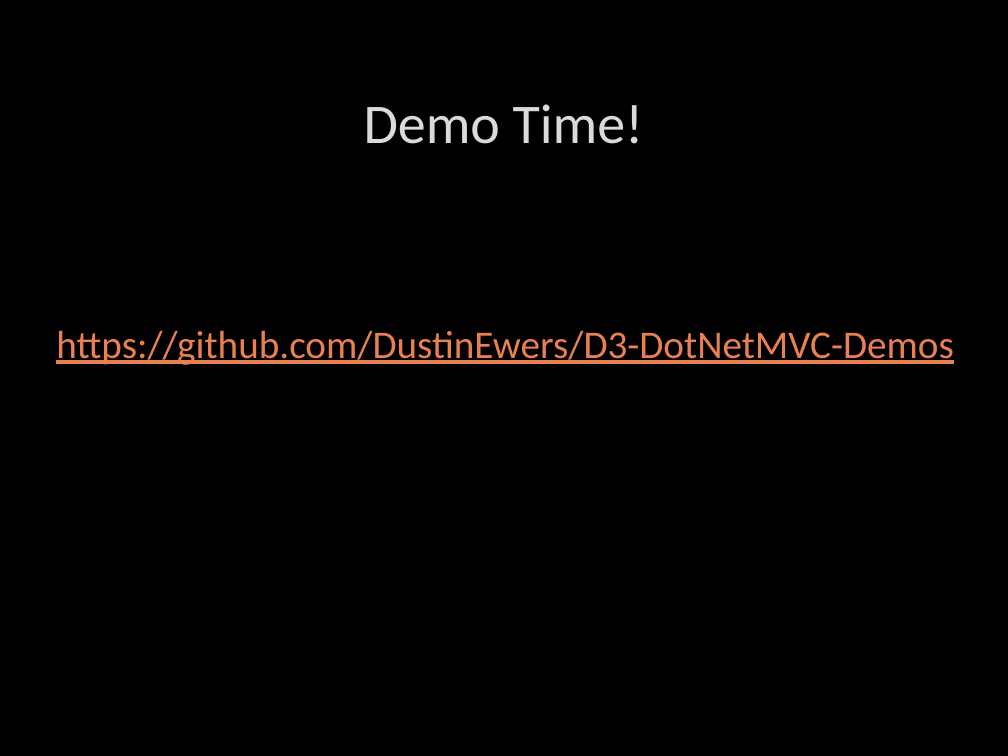
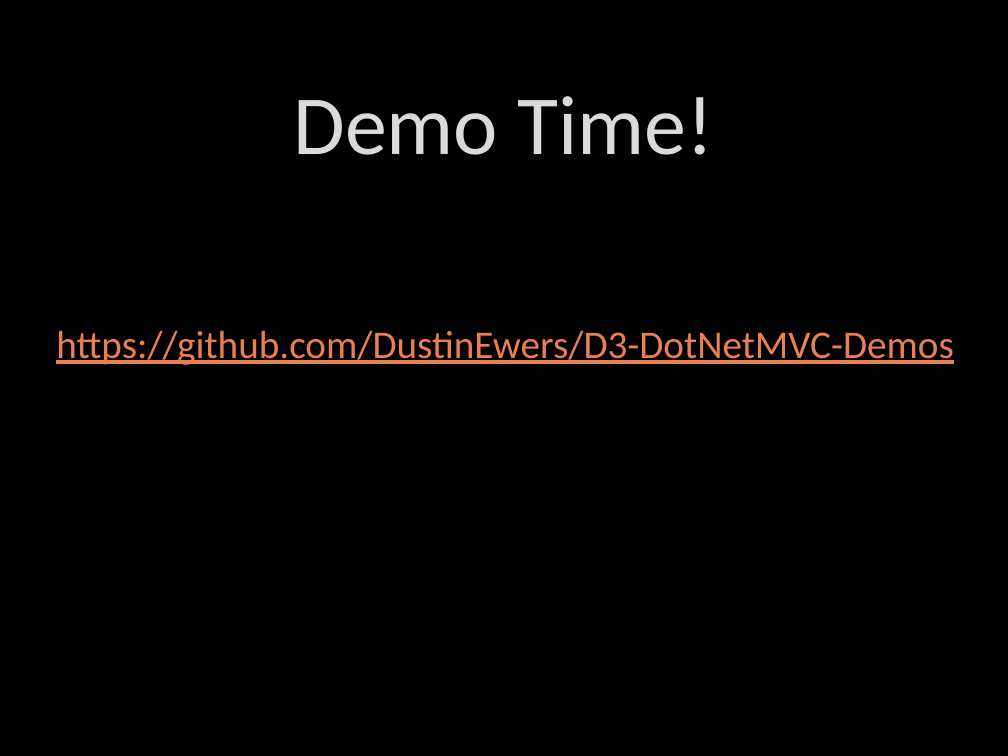
Before and after one commit to DustinEwers/D3-DotNetMVC-Demos, a slide deck: slide 14 of Slides/D3.pptx. Drawn at 1008x756 pixels with LibreOffice and Linux fonts; fonts in the diff are those of the drawing; background and template pictures are left out. Boxes give left, top, right and bottom in pixels: in the first picture for what was removed or moved away, otherwise in the second. Text is boxed around its words. In the diff, an @@ line names an element or a change of style, - is before the commit and + after.

```diff
--- a/Slides/D3.pptx
+++ b/Slides/D3.pptx
@@ title "Demo Time!" at bbox=[293, 96, 713, 155]: size 40 to 60 pt @@
```
Also in this commit, not shown: 5 other slides changed, 3 other files.
